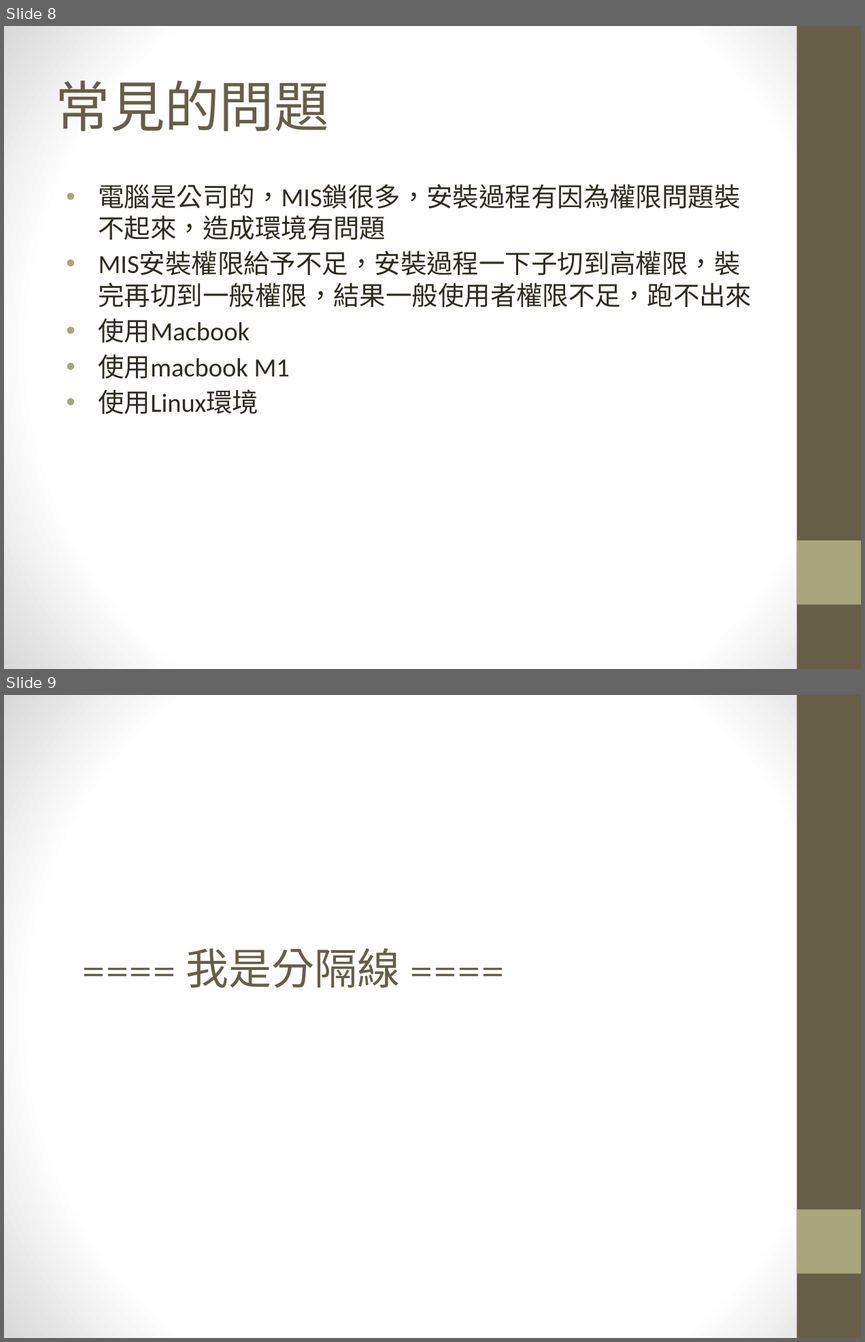
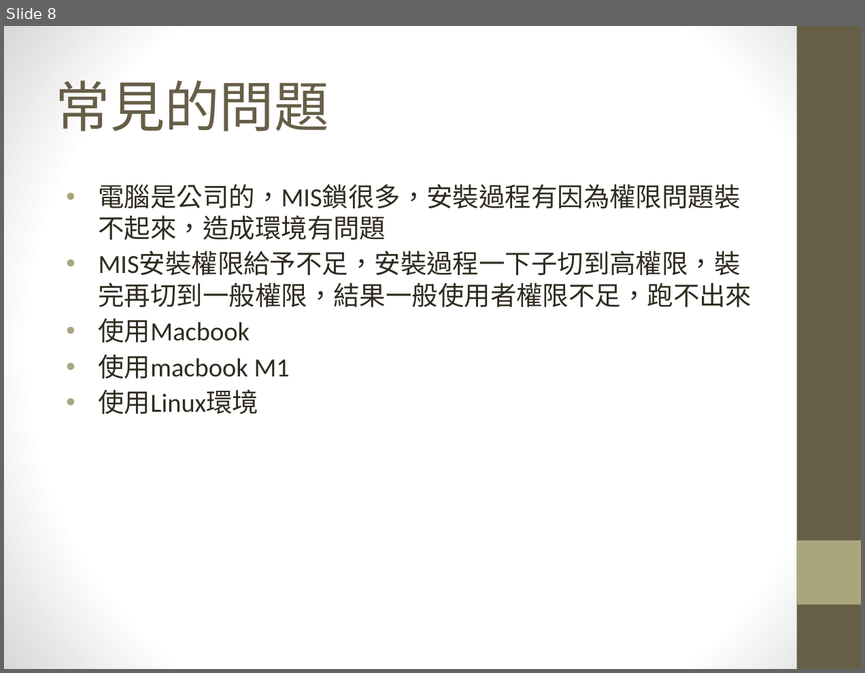
Before and after one commit to maloyang/KH20220820_Python_ML_DL, a slide deck: W05/W05_env_install.pptx. Shown one above the other, each under a label of ours: slides 8 and 9 before the commit, slide 8 after it. The pictures are 865x1342 and 865x673 pixels, drawn with LibreOffice and Linux fonts; fonts in the diff are those of the drawing. Boxes give left, top, right and bottom in pixels: in the first picture for what was removed or moved away, otherwise in the second. Text is boxed around its words. In the diff, an @@ line names an element or a change of style, - is before the commit and + after.

```diff
--- a/W05/W05_env_install.pptx
+++ b/W05/W05_env_install.pptx
@@ slide 9 removed at box(4, 695, 861, 1338), background gradient #FFFFFF to #D8D8D8; not listed: 2 template elements that a slide beside it also shows @@
@@ title removed at box(186, 948, 400, 987) @@
-==== 我是分隔線 ====
```
Also in this commit, not shown: 1 slide changed, 3 other slides removed, 2 other files.
